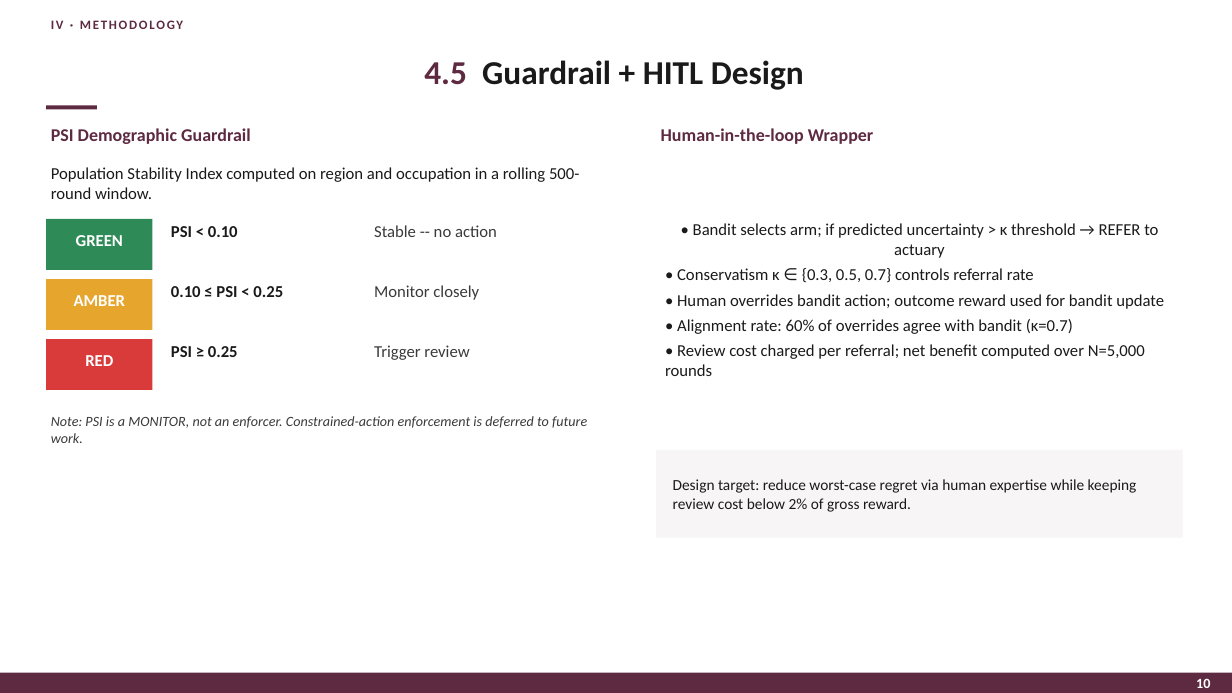
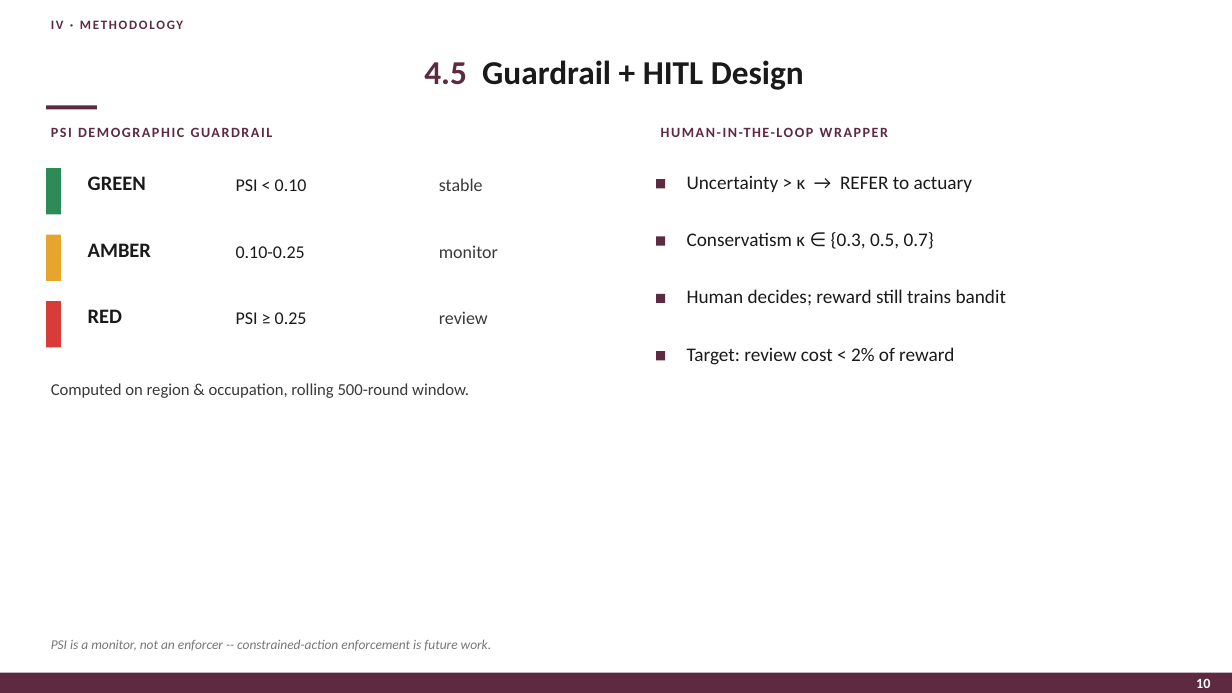
Before and after one commit to PolyTheML/DAC-UW-Thesis, a slide deck: slide 12 of thesis/health_rl/burgundy_defense_presentation.pptx. Drawn at 1232x693 pixels with LibreOffice and Linux fonts; fonts in the diff are those of the drawing. Boxes give left, top, right and bottom in pixels: in the first picture for what was removed or moved away, otherwise in the second. Text is boxed around its words. In the diff, an @@ line names an element or a change of style, - is before the commit and + after.

```diff
--- a/thesis/health_rl/burgundy_defense_presentation.pptx
+++ b/thesis/health_rl/burgundy_defense_presentation.pptx
@@ text at box(51, 128, 251, 144): text changed; size 14 to 11 pt @@
-PSI Demographic Guardrail
+PSI DEMOGRAPHIC GUARDRAIL
@@ text at box(661, 128, 873, 144): text changed; size 14 to 11 pt @@
-Human-in-the-loop Wrapper
+HUMAN-IN-THE-LOOP WRAPPER
@@ rectangle: place and size @@
-rectangle at box(46, 219, 152, 270)
+rectangle at box(46, 168, 61, 214)
@@ size 13 to 16 pt, text colour #FFFFFF to #1A1A1A; alignment centre to left in 3 elements at box(88, 309, 122, 323), box(88, 243, 151, 257), box(88, 176, 146, 190) @@
@@ text "GREEN": place and size @@
-text "GREEN" at box(76, 235, 123, 246)
+text "GREEN" at box(88, 176, 146, 190)
@@ text "PSI < 0.10" at box(236, 179, 307, 191): size 13 to 14 pt, bold off @@
@@ text "PSI < 0.10": place and size @@
-text "PSI < 0.10" at box(171, 226, 238, 237)
+text "PSI < 0.10" at box(236, 179, 307, 191)
@@ text at box(439, 178, 483, 191): text changed; size 13 to 14 pt @@
-Stable -- no action
+stable
@@ rectangle added at box(656, 179, 665, 189), fill #5D2A42 @@
@@ text "Uncertainty > κ → REFER ..." at box(687, 176, 973, 192): vertical alignment middle to top @@
@@ text at box(687, 176, 973, 192): text changed; size 13 to 15 pt @@
-• Bandit selects arm; if predicted uncertainty > κ threshold → REFER to actuary
-• Conservatism κ ∈ {0.3, 0.5, 0.7} controls referral rate
-• Human overrides bandit action; outcome reward used for bandit update
-• Alignment rate: 60% of overrides agree with bandit (κ=0.7)
-• Review cost charged per referral; net benefit computed over N=5,000 rounds
+Uncertainty > κ → REFER to actuary
@@ rectangle: place and size @@
-rectangle at box(46, 279, 152, 330)
+rectangle at box(46, 235, 61, 281)
@@ text "AMBER": place and size @@
-text "AMBER" at box(74, 295, 125, 306)
+text "AMBER" at box(88, 243, 151, 257)
@@ rectangle added at box(656, 237, 665, 246), fill #5D2A42 @@
@@ text added at box(687, 232, 934, 249), 15 pt, text #1A1A1A @@
+Conservatism κ ∈ {0.3, 0.5, 0.7}
@@ text at box(236, 246, 305, 258): text changed; size 13 to 14 pt; bold off @@
-0.10 ≤ PSI < 0.25
+0.10-0.25
@@ text at box(439, 245, 498, 258): text changed; size 13 to 14 pt @@
-Monitor closely
+monitor
@@ rectangle added at box(656, 294, 665, 303), fill #5D2A42 @@
@@ text added at box(687, 289, 1006, 305), 15 pt, text #1A1A1A @@
+Human decides; reward still trains bandit
@@ rectangle: place and size @@
-rectangle at box(46, 339, 152, 390)
+rectangle at box(46, 301, 61, 348)
@@ text "RED": place and size @@
-text "RED" at box(85, 355, 113, 366)
+text "RED" at box(88, 309, 122, 323)
@@ text "PSI ≥ 0.25": place and size @@
-text "PSI ≥ 0.25" at box(171, 346, 238, 357)
+text "PSI ≥ 0.25" at box(236, 312, 307, 324)
@@ text "PSI ≥ 0.25" at box(236, 312, 307, 324): size 13 to 14 pt, bold off @@
@@ text at box(439, 311, 488, 324): text changed; size 13 to 14 pt @@
-Trigger review
+review
@@ rectangle added at box(656, 351, 665, 360), fill #5D2A42 @@
@@ text added at box(687, 347, 954, 365), 15 pt, text #1A1A1A @@
+Target: review cost < 2% of reward
@@ text at box(51, 383, 469, 398): text changed; text colour #1A1A1A to #3A3A3A @@
-Population Stability Index computed on region and occupation in a rolling 500-round window.
+Computed on region & occupation, rolling 500-round window.
@@ rectangle removed at box(656, 450, 1183, 538) @@
-Design target: reduce worst-case regret via human expertise while keeping review cost below 2% of gross reward.
@@ text at box(51, 639, 491, 651): text changed; size 11 to 10.5 pt; text colour #3A3A3A to #777777 @@
-Note: PSI is a MONITOR, not an enforcer. Constrained-action enforcement is deferred to future work.
+PSI is a monitor, not an enforcer -- constrained-action enforcement is future work.
```
Also in this commit, not shown: 4 other slides changed, 1 other file.
